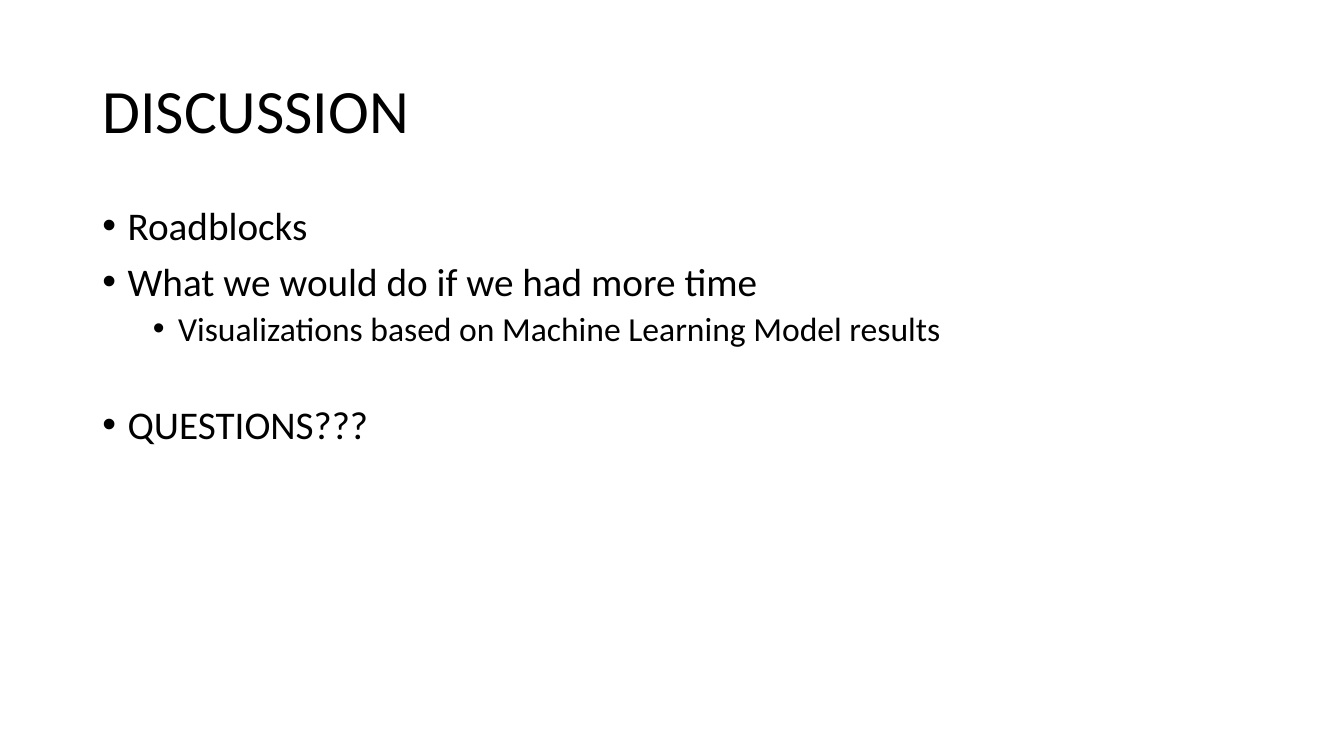
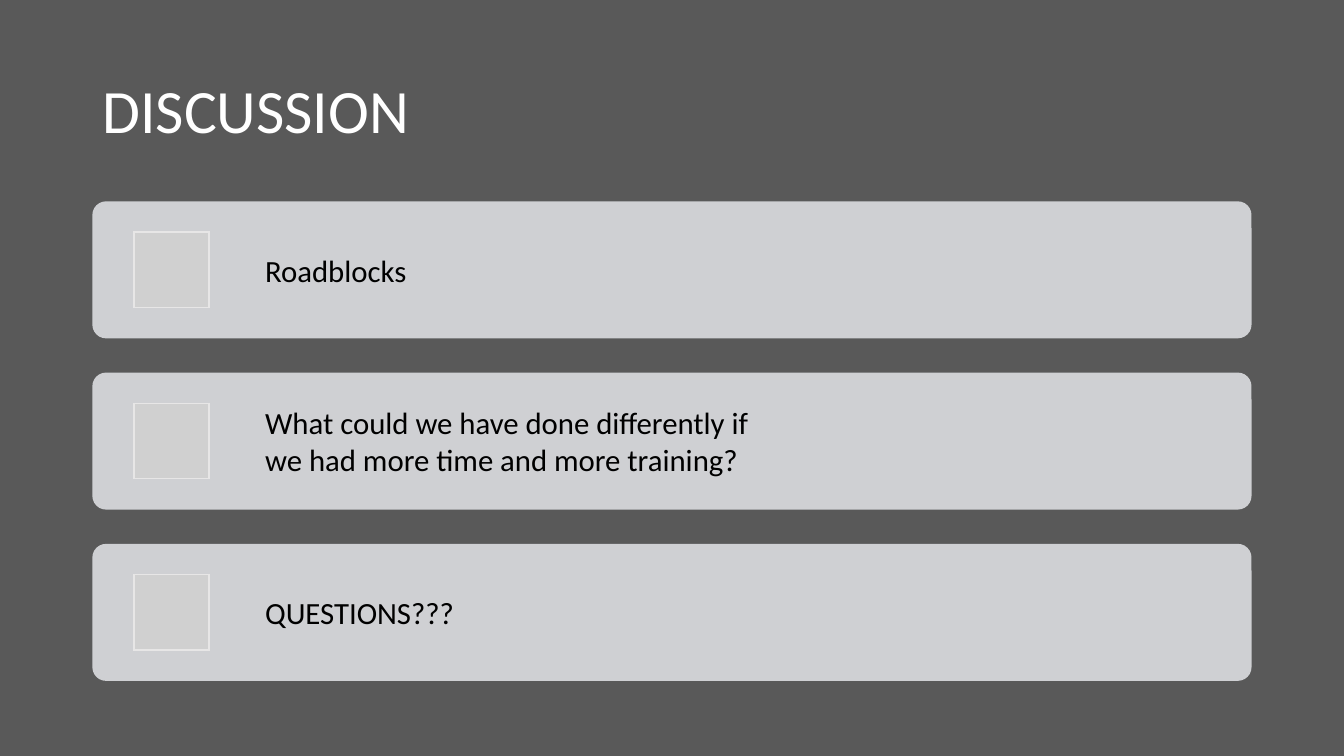
Before and after one commit to Kcav18/Final_Project, a slide deck: slide 10 of Final Presentation.pptx. Drawn at 1344x756 pixels with LibreOffice and Linux fonts; fonts in the diff are those of the drawing; grey boxes stand for pictures. Boxes give left, top, right and bottom in pixels: in the first picture for what was removed or moved away, otherwise in the second. Text is boxed around its words. In the diff, an @@ line names an element or a change of style, - is before the commit and + after.

```diff
--- a/Final Presentation.pptx
+++ b/Final Presentation.pptx
@@ background #FFFFFF to #595959 @@
@@ title "DISCUSSION" at [102,93,408,134]: text colour #000000 to #FFFFFF @@
@@ text removed at [128,212,940,445] @@
-• Roadblocks
-• What we would do if we had more time
-  • Visualizations based on Machine Learning Model results
-• QUESTIONS???
@@ group added at [93,202,1252,682]: 3 rounded rectangles, 3 pictures, 3 texts @@
+Roadblocks
+What could we have done differently if we had more time and more training?
+QUESTIONS???
```
Also in this commit, not shown: 8 other slides changed.
